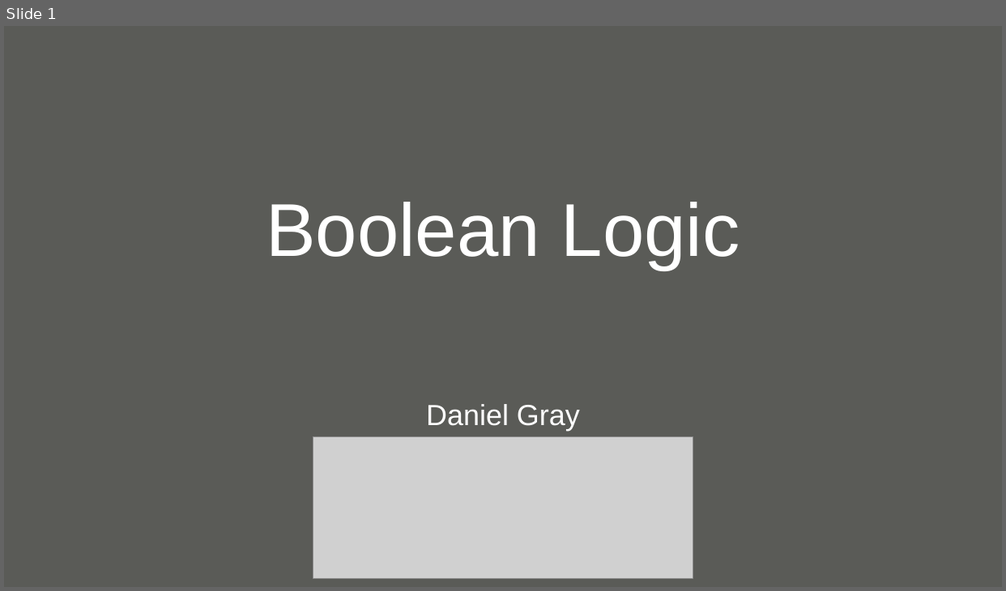
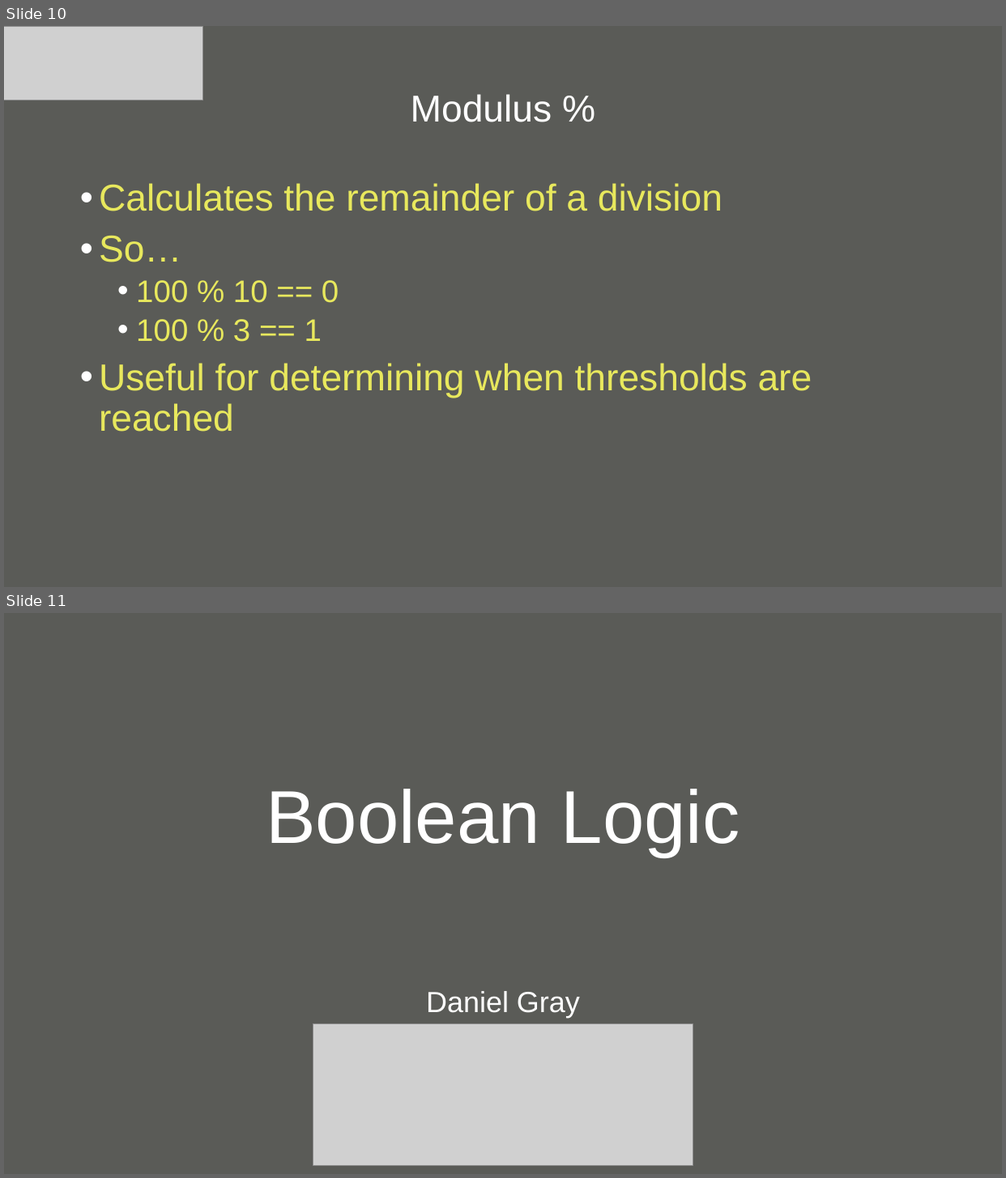
Before and after one commit to null-loop/net-training, a slide deck: CSharpAndDotNet-Part3.odp. Shown one above the other, each under a label of ours: slide 1 before the commit, slides 10 and 11 after it. The pictures are 1006x591 and 1006x1178 pixels, drawn with LibreOffice and Linux fonts; fonts in the diff are those of the drawing; grey boxes stand for pictures; background and template pictures are left out. Boxes give left, top, right and bottom in pixels: in the first picture for what was removed or moved away, otherwise in the second. Text is boxed around its words. In the diff, an @@ line names an element or a change of style, - is before the commit and + after.

```diff
--- a/CSharpAndDotNet-Part3.odp
+++ b/CSharpAndDotNet-Part3.odp
@@ slide 10 added at [4,26,1002,587], background #5A5B57 @@
@@ picture added at [4,26,203,100] @@
@@ title added at [411,94,552,122], 36 pt, text #FFFFFF @@
+Modulus %
@@ text added at [99,183,812,432], 36 pt, text #E8E85D @@
+• Calculates the remainder of a division
+• So…
+  • 100 % 10 == 0
+  • 100 % 3 == 1
+• Useful for determining when thresholds are reached
@@ what was slide 1 is now slide 11 @@
```
Also in this commit, not shown: 9 other slides added, 7 other files.
